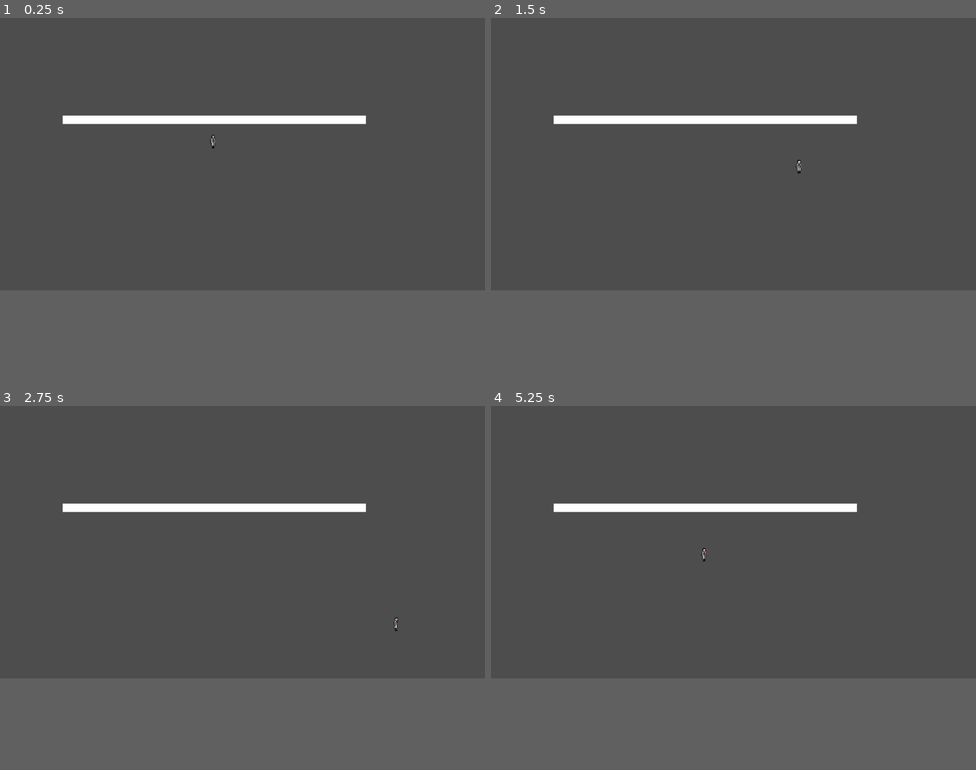
Above: before the commit, frames 1-4 (two rows, left to right).
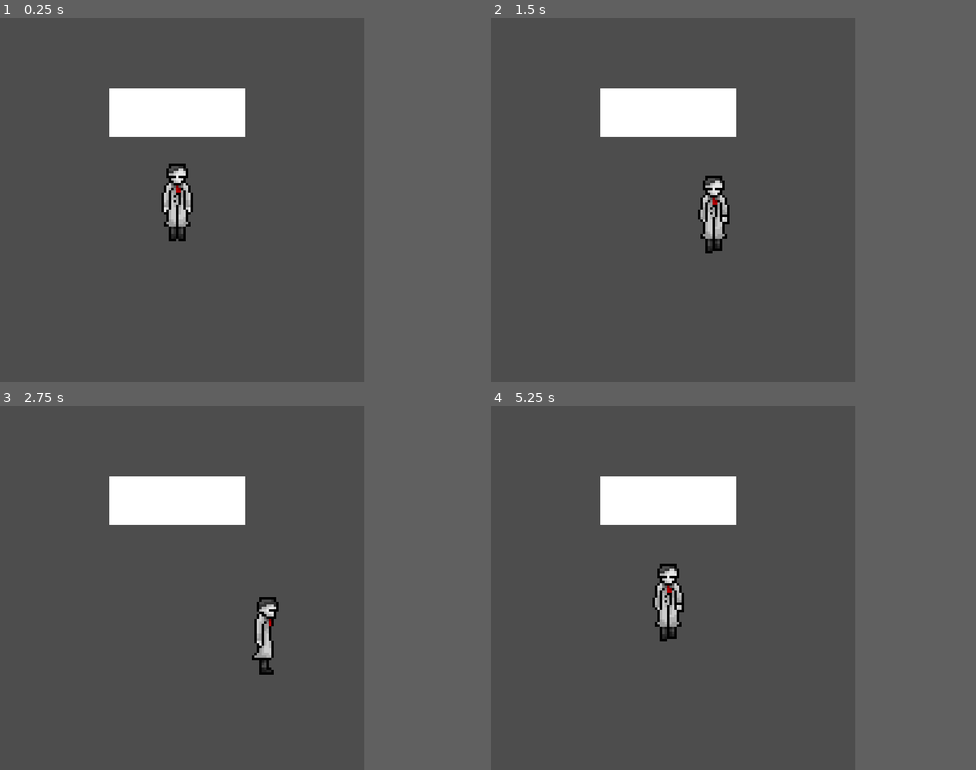
Above: after the commit, the same moments.

Repository: karmelkolo/p-mrok
Game: Godot game, scene res://Scenes/test.tscn
Two runs of this game, one before a commit and one after it. Both use one fixed random seed, a clock stepped at 60 frames per second and the inputs below.
Inputs:
- Up to frame 1 (0.25 s): no input
- Up to frame 2 (1.5 s): tap Enter at 0.5 s; hold Right (ui_right) 0.53-1.28 s; hold Down (ui_down) from 1.28 s (still down)
- Up to frame 3 (2.75 s): release Down (ui_down) at 2.03 s; hold Right (ui_right) from 2.03 s (still down)
- Up to frame 4 (5.25 s): release Right (ui_right) at 2.78 s; hold Up (ui_up) 2.78-3.53 s; hold Left (ui_left) 3.53-5.03 s; hold Down (ui_down) from 5.03 s (still down)
In our replay, the window is 799x449 before the commit and 600x600 after it. These sizes can differ from the game's own. Grey fills any space a smaller window leaves; there, only what the larger window draws over its background counts as a difference.

The runs differ from the first frame. In frame 1, 5.0% of the frame differs, in the area x 12-76%, y 19-62%; in frame 2, 4.9%; in frame 3, 4.7%; in frame 4, 4.9%.

Commit message:
Przenikanie

Diff:
--- a/Prefabs/Characters/Player/Player.tscn
+++ b/Prefabs/Characters/Player/Player.tscn
@@ -3,14 +3,17 @@
 [ext_resource type="Script" path="res://Scripts/Characters/player.gd" id="1_tc74r"]
 [ext_resource type="SpriteFrames" uid="uid://c1hberdwe7ehs" path="res://Prefabs/Characters/Player/Player_Animation.tres" id="1_tugc6"]
 
-[sub_resource type="RectangleShape2D" id="RectangleShape2D_posjc"]
-size = Vector2(14, 32)
+[sub_resource type="CapsuleShape2D" id="CapsuleShape2D_20cqy"]
+radius = 5.5
+height = 14.0
 
 [node name="Player" type="CharacterBody2D"]
 script = ExtResource("1_tc74r")
 
 [node name="Player_Collision" type="CollisionShape2D" parent="."]
-shape = SubResource("RectangleShape2D_posjc")
+position = Vector2(0, 10.5)
+rotation = 1.5708
+shape = SubResource("CapsuleShape2D_20cqy")
 
 [node name="Player_Sprite" type="AnimatedSprite2D" parent="."]
 sprite_frames = ExtResource("1_tugc6")
--- a/Prefabs/Characters/Player/Player_Animation.tres
+++ b/Prefabs/Characters/Player/Player_Animation.tres
@@ -45,7 +45,7 @@
 }],
 "loop": true,
 "name": &"Standing_Down",
-"speed": 10.0
+"speed": 5.0
 }, {
 "frames": [{
 "duration": 1.0,
@@ -53,7 +53,7 @@
 }],
 "loop": true,
 "name": &"Standing_Left",
-"speed": 10.0
+"speed": 5.0
 }, {
 "frames": [{
 "duration": 1.0,
@@ -61,7 +61,7 @@
 }],
 "loop": true,
 "name": &"Standing_Right",
-"speed": 10.0
+"speed": 5.0
 }, {
 "frames": [{
 "duration": 1.0,
@@ -69,7 +69,7 @@
 }],
 "loop": true,
 "name": &"Standing_Up",
-"speed": 10.0
+"speed": 5.0
 }, {
 "frames": [{
 "duration": 1.0,
@@ -98,7 +98,7 @@
 }],
 "loop": true,
 "name": &"Walking_Down",
-"speed": 10.0
+"speed": 5.0
 }, {
 "frames": [{
 "duration": 1.0,
@@ -127,7 +127,7 @@
 }],
 "loop": true,
 "name": &"Walking_Left",
-"speed": 10.0
+"speed": 5.0
 }, {
 "frames": [{
 "duration": 1.0,
@@ -156,7 +156,7 @@
 }],
 "loop": true,
 "name": &"Walking_Right",
-"speed": 10.0
+"speed": 5.0
 }, {
 "frames": [{
 "duration": 1.0,
@@ -185,5 +185,5 @@
 }],
 "loop": true,
 "name": &"Walking_Up",
-"speed": 10.0
+"speed": 5.0
 }]
--- a/Scenes/test.tscn
+++ b/Scenes/test.tscn
@@ -3,23 +3,25 @@
 [ext_resource type="PackedScene" uid="uid://dxfvp3i0nxpm2" path="res://Prefabs/Characters/Player/Player.tscn" id="1_c0xso"]
 
 [sub_resource type="RectangleShape2D" id="RectangleShape2D_udlso"]
-size = Vector2(720, 20)
+size = Vector2(56, 10)
 
 [sub_resource type="CanvasTexture" id="CanvasTexture_naa06"]
 
 [node name="Node2D" type="Node2D"]
+y_sort_enabled = true
 
 [node name="Player" parent="." instance=ExtResource("1_c0xso")]
-position = Vector2(506, 294)
+position = Vector2(73, 76)
+SPEED = 25.0
 
 [node name="StaticBody2D" type="StaticBody2D" parent="."]
-position = Vector2(507, 242)
+position = Vector2(90, 39)
 
 [node name="CollisionShape2D" type="CollisionShape2D" parent="StaticBody2D"]
-position = Vector2(2, 0)
+position = Vector2(-17, 5)
 shape = SubResource("RectangleShape2D_udlso")
 
 [node name="Sprite2D" type="Sprite2D" parent="StaticBody2D"]
-position = Vector2(2, -1.90735e-06)
-scale = Vector2(720, 20)
+position = Vector2(-17, -1.90735e-06)
+scale = Vector2(56, 20)
 texture = SubResource("CanvasTexture_naa06")
--- a/Scripts/Characters/player.gd
+++ b/Scripts/Characters/player.gd
@@ -6,7 +6,7 @@
 var facing = "Down"
 
 func _process(_delta: float) -> void:
-	if velocity.x != 0 || velocity.y != 0:
+	if velocity != Vector2(0,0):
 		$Player_Sprite.animation = "Walking_" + facing
 	else:
 		$Player_Sprite.animation = "Standing_" + facing
@@ -26,12 +26,15 @@
 
 	move_and_slide()
 
-func _input(event):
-	if event.is_action_pressed("ui_down"):
-		facing = "Down"
-	if event.is_action_pressed("ui_left"):
-		facing = "Left"
-	if event.is_action_pressed("ui_right"):
-		facing = "Right"
-	if event.is_action_pressed("ui_up"):
-		facing = "Up"
+	var velocity_abs = velocity.abs()
+	if velocity != Vector2(0,0):
+		if velocity_abs.x > velocity_abs.y:
+			if velocity.x > 0:
+				facing = "Right"
+			else:
+				facing = "Left"
+		else:
+			if velocity.y > 0:
+				facing = "Down"
+			else:
+				facing = "Up"
--- a/project.godot
+++ b/project.godot
@@ -15,6 +15,12 @@
 config/features=PackedStringArray("4.3", "Forward Plus")
 config/icon="res://icon.svg"
 
+[display]
+
+window/size/viewport_width=150
+window/size/viewport_height=150
+window/stretch/mode="canvas_items"
+
 [rendering]
 
 textures/canvas_textures/default_texture_filter=0
